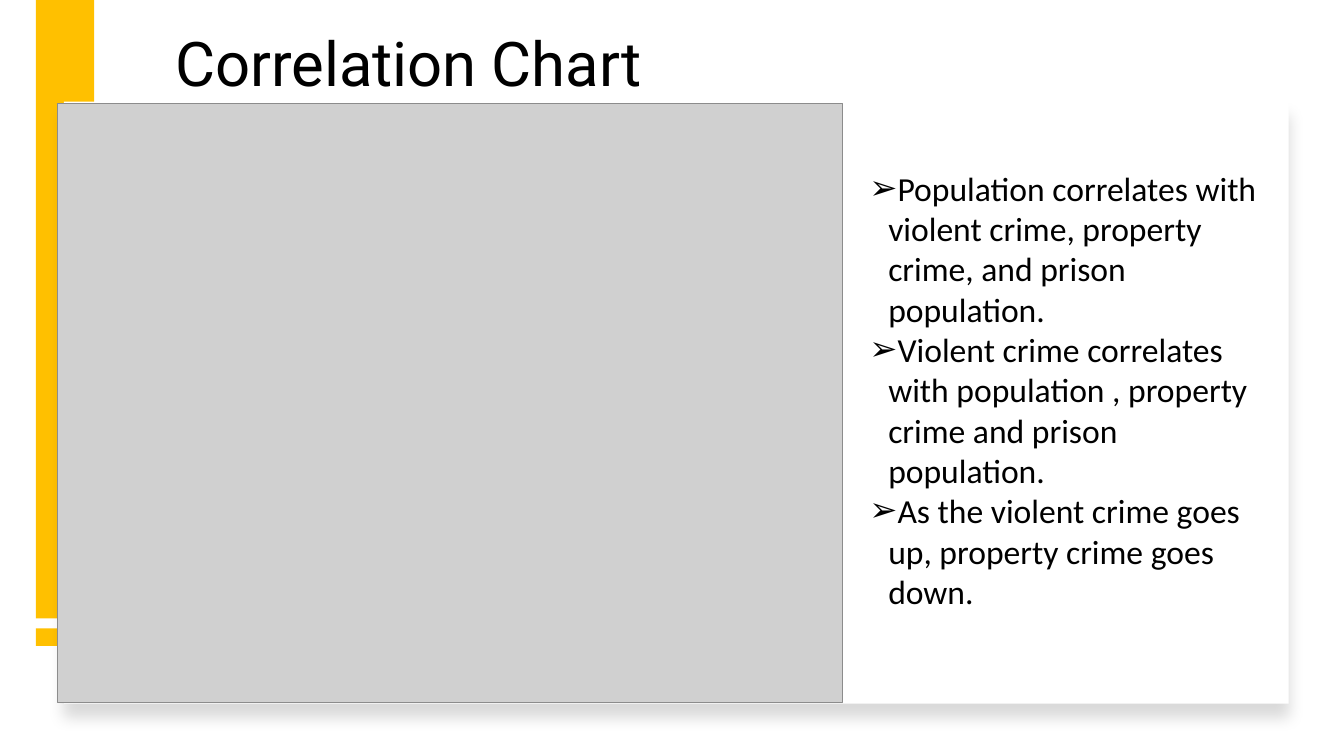
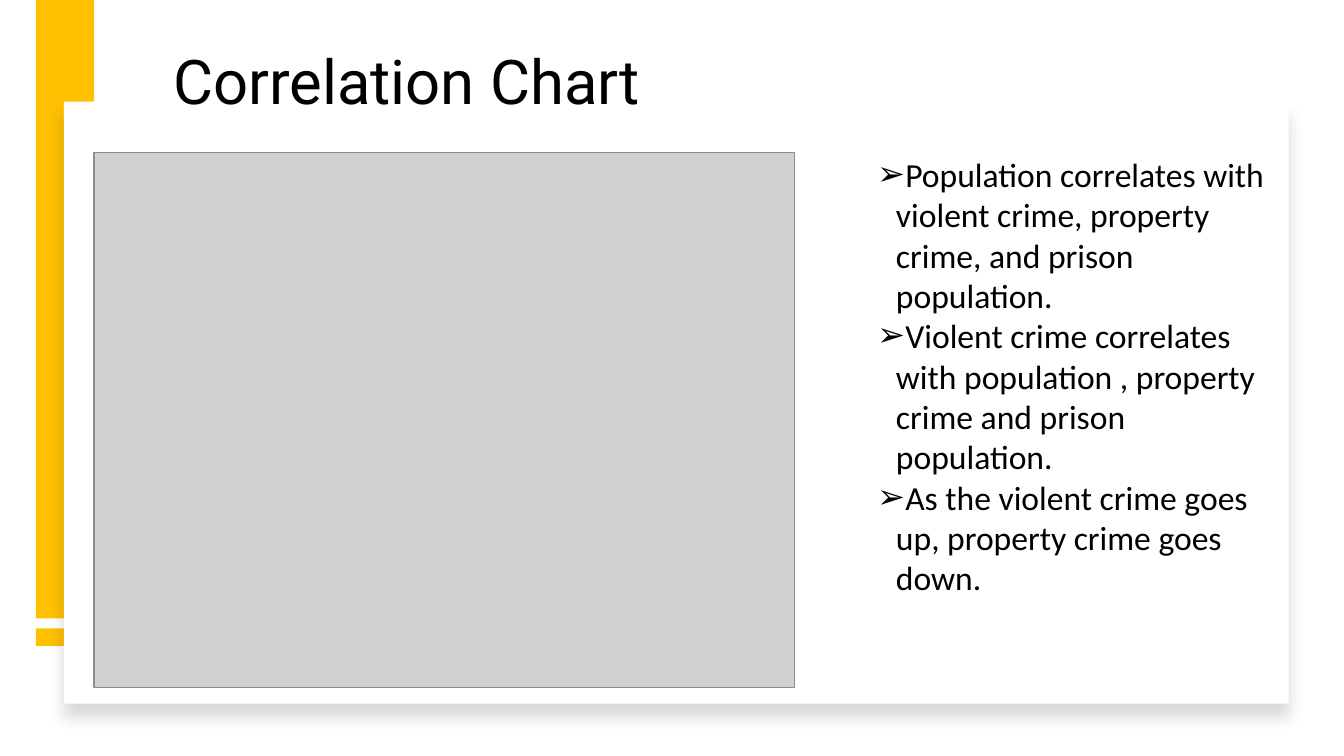
Before and after one commit to Mt122606/Curous-Conquers-, a slide deck: slide 11 of CuriousConquersProject/ProjectPowerpoint1 (1).pptx. Drawn at 1344x756 pixels with LibreOffice and Linux fonts; fonts in the diff are those of the drawing; grey boxes stand for pictures. Boxes give left, top, right and bottom in pixels: in the first picture for what was removed or moved away, otherwise in the second. Text is boxed around its words. In the diff, an @@ line names an element or a change of style, - is before the commit and + after.

```diff
--- a/CuriousConquersProject/ProjectPowerpoint1 (1).pptx
+++ b/CuriousConquersProject/ProjectPowerpoint1 (1).pptx
@@ text "Correlation Chart": place and size @@
-text "Correlation Chart" at [175,39,642,87]
+text "Correlation Chart" at [173,57,640,105]
@@ text "Population correlates with violent crime, ...": place and size @@
-text "Population correlates with violent crime, ..." at [888,177,1257,605]
+text "Population correlates with violent crime, ..." at [896,163,1264,591]
@@ picture: place and size @@
-picture at [57,103,844,702]
+picture at [94,153,795,688]
```
Also in this commit, not shown: 5 other slides changed, 2 slides added, 2 slides removed, 1 other file.
